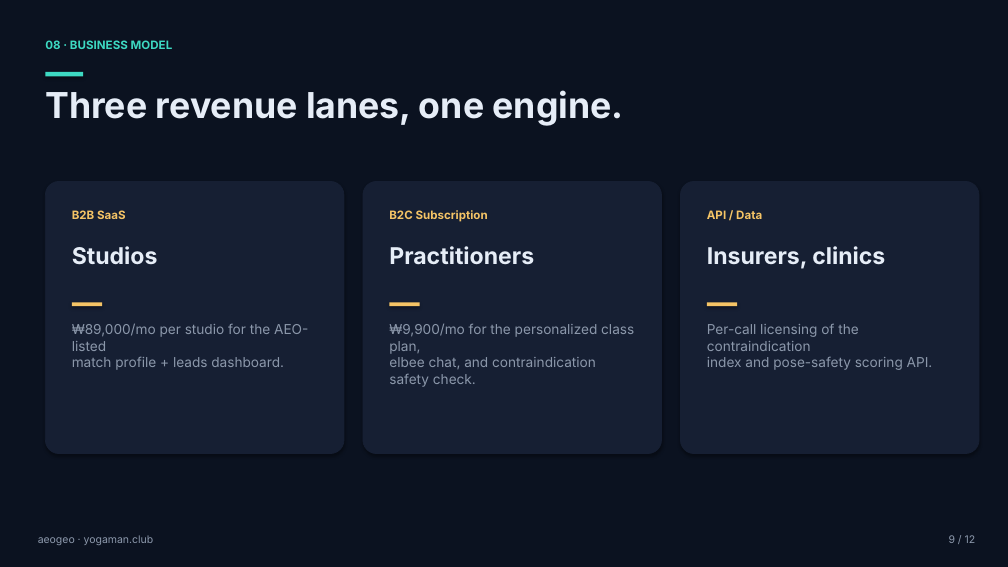
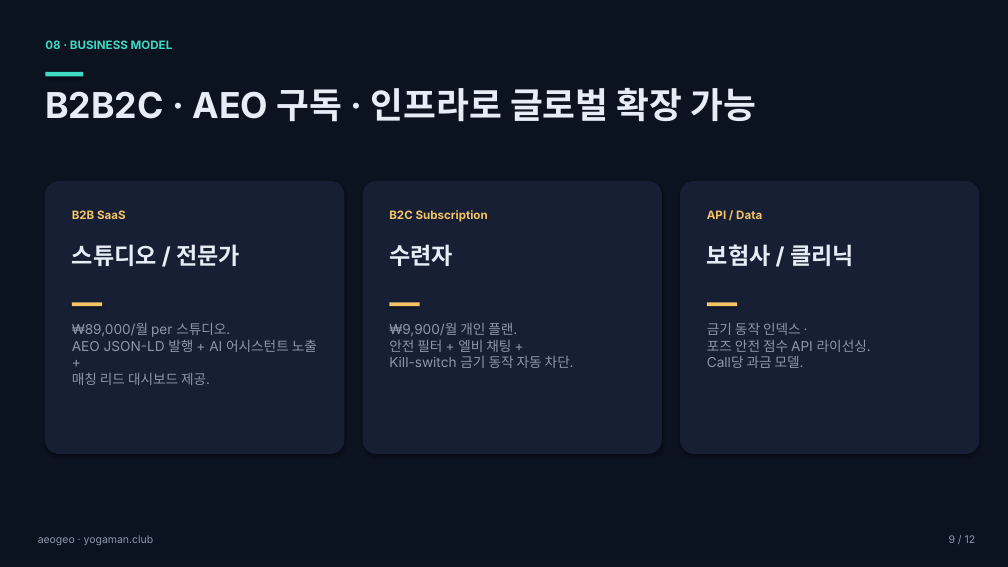
Before and after one commit to prgrms-aibe-devcourse/AIBE5_FinalProject_Team11, a slide deck: slide 9 of pitch/aeogeo_pitch_deck.pptx. Drawn at 1008x567 pixels with LibreOffice and Linux fonts; fonts in the diff are those of the drawing. Boxes give left, top, right and bottom in pixels: in the first picture for what was removed or moved away, otherwise in the second. Text is boxed around its words. In the diff, an @@ line names an element or a change of style, - is before the commit and + after.

```diff
--- a/pitch/aeogeo_pitch_deck.pptx
+++ b/pitch/aeogeo_pitch_deck.pptx
@@ text at [45, 88, 756, 122]: text changed @@
-Three revenue lanes, one engine.
+B2B2C · AEO 구독 · 인프라로 글로벌 확장 가능
@@ text at [72, 244, 240, 266]: text changed @@
-Studios
+스튜디오 / 전문가
@@ text at [389, 244, 453, 266]: text changed @@
-Practitioners
+수련자
@@ text at [707, 244, 854, 266]: text changed @@
-Insurers, clinics
+보험사 / 클리닉
@@ text at [72, 323, 317, 385]: text changed @@
-₩89,000/mo per studio for the AEO-listed
-match profile + leads dashboard.
+₩89,000/월 per 스튜디오.
+AEO JSON-LD 발행 + AI 어시스턴트 노출 +
+매칭 리드 대시보드 제공.
@@ text at [389, 323, 574, 368]: text changed @@
-₩9,900/mo for the personalized class plan,
-elbee chat, and contraindication safety check.
+₩9,900/월 개인 플랜.
+안전 필터 + 엘비 채팅 +
+Kill-switch 금기 동작 자동 차단.
@@ text at [707, 323, 871, 368]: text changed @@
-Per-call licensing of the contraindication
-index and pose-safety scoring API.
+금기 동작 인덱스 ·
+포즈 안전 점수 API 라이선싱.
+Call당 과금 모델.
```
Also in this commit, not shown: 6 other slides changed, 3 slides added, 3 slides removed, 10 other files.
